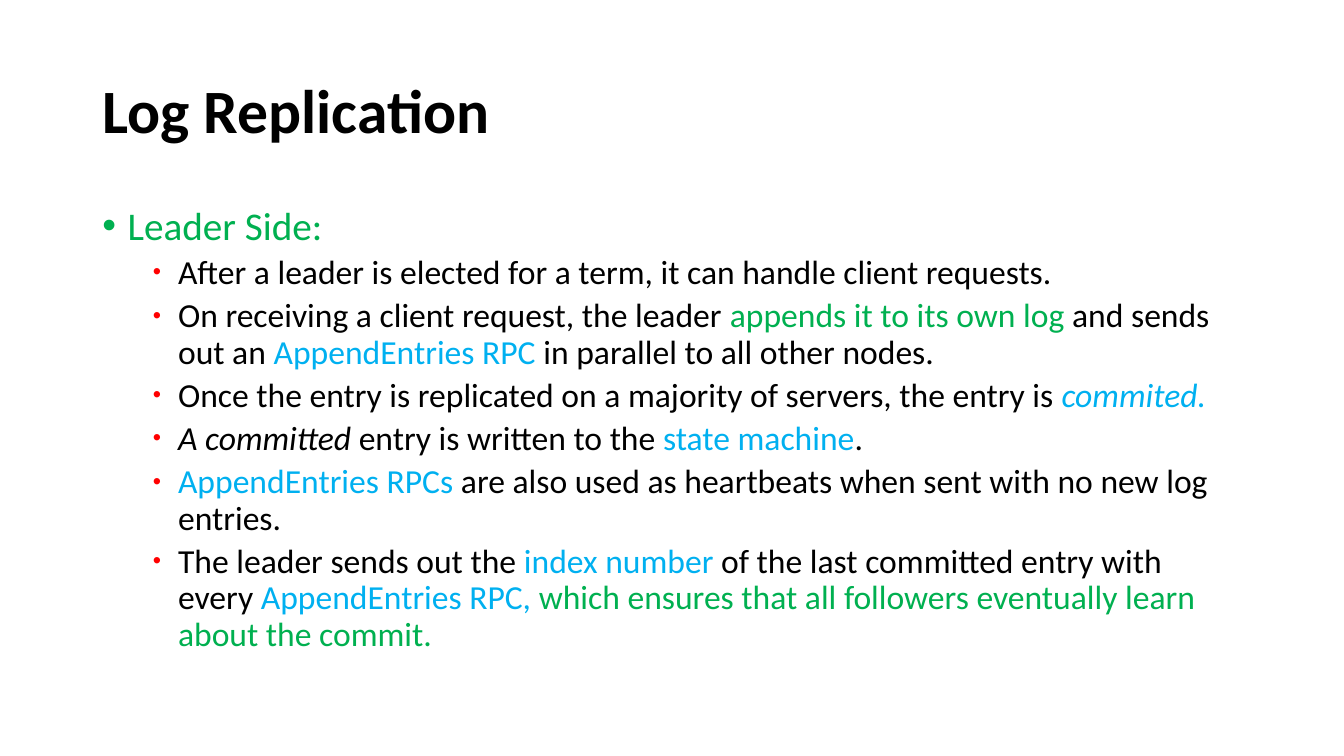
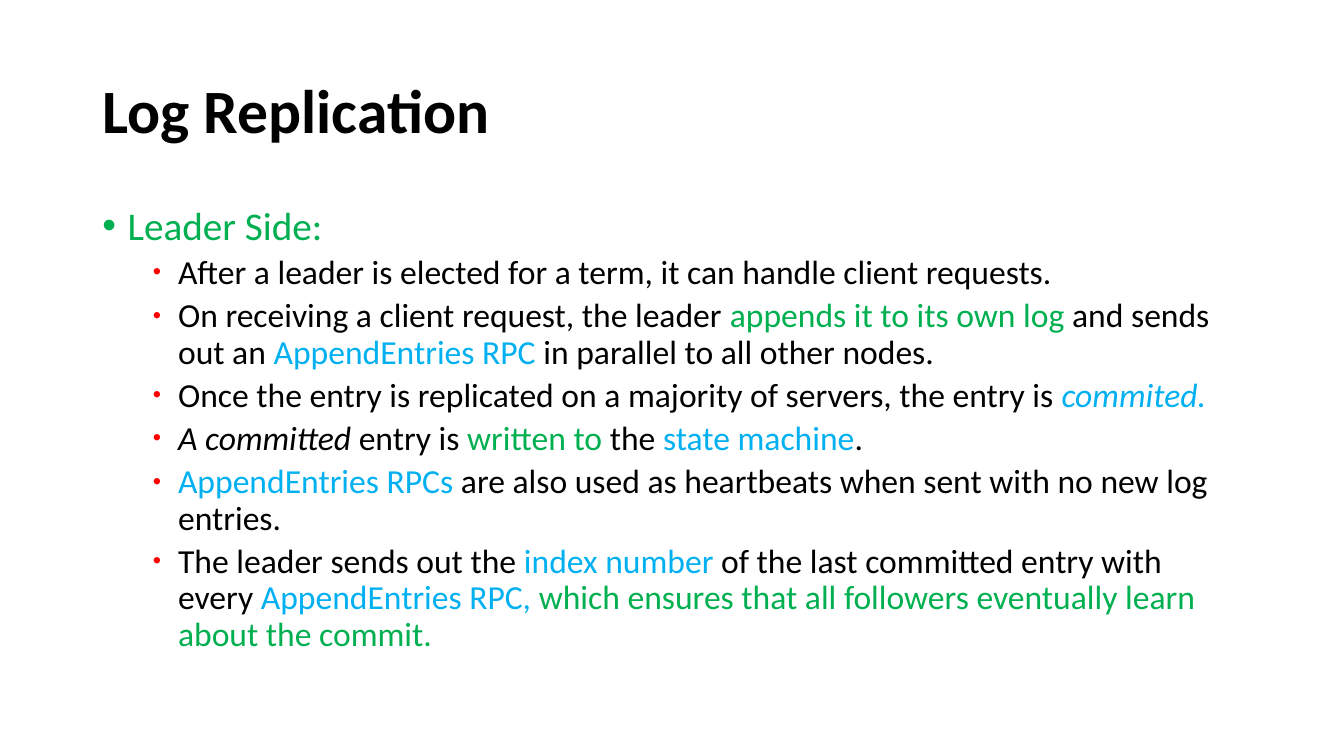
Before and after one commit to paulsaswata/public, a slide deck: slide 10 of The Raft Consensus Algorithm.pptx. Drawn at 1344x756 pixels with LibreOffice and Linux fonts; fonts in the diff are those of the drawing. Boxes give left, top, right and bottom in pixels: in the first picture for what was removed or moved away, otherwise in the second. Text is boxed around its words. In the diff, an @@ line names an element or a change of style, - is before the commit and + after.

```diff
--- a/The Raft Consensus Algorithm.pptx
+++ b/The Raft Consensus Algorithm.pptx
@@ text at (x1=178, y1=426, x2=863, y2=456): text colour #000000 to #00B050 in "written to" @@
```
Also in this commit, not shown: 4 other slides changed, 4 slides added, 1 slide removed.
